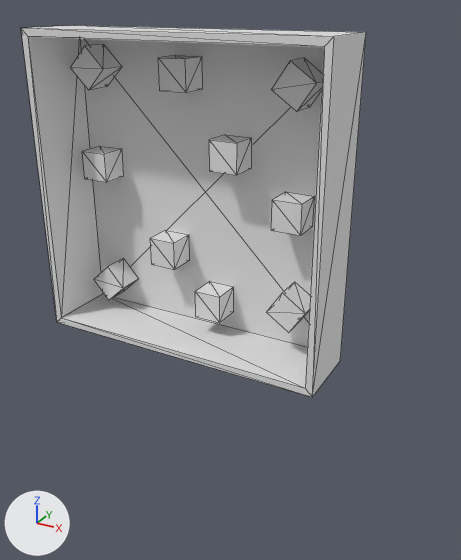
A saved change to the COLLADA model models/meshes/world.dae.
Rendered twice from a camera (50 mm lens) standing at (2221.0, -3450.0, 1219.0) and looking at (324.0, -1.0, -506.0). Every picture has the same lights, and +X, +Y and +Z are marked at lower left. Mesh edges are drawn as thin lines.

The first picture shows 'node_1'.
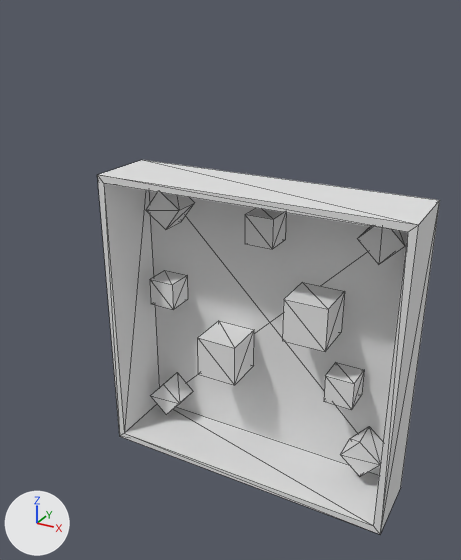
Commit message: add world file

Location of each change, (x1, y1, x2, y2) in pixels of the pictures (461 x 560 px; the box of a moved part takes in the faces that stretch with it):
'node_1', reshaped
    before: (21, 26, 366, 397)
    after: (97, 160, 440, 534)
part 1 of me_node_1, moved or reshaped
    before: (21, 26, 366, 397)
    after: (97, 160, 440, 534)
part 2 of me_node_1, moved or reshaped
    before: (271, 192, 315, 236)
    after: (282, 283, 345, 351)
part 3 of me_node_1, moved or reshaped
    before: (209, 135, 252, 175)
    after: (245, 208, 286, 249)
part 4 of me_node_1, moved or reshaped
    before: (267, 282, 310, 332)
    after: (358, 226, 408, 265)
part 5 of me_node_1, moved or reshaped
    before: (195, 281, 234, 323)
    after: (324, 362, 364, 409)
part 6 of me_node_1, moved or reshaped
    before: (150, 230, 190, 270)
    after: (150, 270, 188, 310)
part 7 of me_node_1, moved or reshaped
    before: (82, 146, 124, 182)
    after: (146, 192, 194, 230)
part 8 of me_node_1, moved or reshaped
    before: (94, 258, 139, 300)
    after: (151, 373, 193, 415)
part 9 of me_node_1, moved or reshaped
    before: (271, 58, 323, 112)
    after: (340, 427, 383, 476)
part 10 of me_node_1, added
    after: (198, 321, 254, 385)
part 11 of me_node_1, deleted
    before: (71, 44, 122, 90)
part 12 of me_node_1, deleted
    before: (158, 56, 203, 93)

Edits to the bpy script that builds the scene:
```text
Change me_node_1:
    where me_node_1.from_pydata(...)  # 96 vertices, 148 faces; spans x -1050.0..1050.0, y -265.0..235.0, z -1048.0..1052.0
    used by ob_node_1; location = (0.0, 0.0, 0.0)
    me_node_1 part 1: the loose piece of 16 vertices spanning x -1050.0..1050.0, y -265.0..235.0, z -1048.0..1052.0 is moved by (512.0, 15.0, -892.0)
    me_node_1 part 2: the loose piece of 8 vertices spanning x 604.0..804.0, y 25.0..225.0, z -116.0..84.0 is turned 180 degrees about the x axis through its middle and scaled by 1.5, then moved by (188.0, -35.0, -663.0)
    me_node_1 part 3: the loose piece of 8 vertices spanning x 156.0..356.0, y 25.0..225.0, z 209.0..409.0 is turned 180 degrees about the x axis through its middle, then moved by (251.0, 15.0, -454.0)
    me_node_1 part 4: the loose piece of 8 vertices spanning x 585.0..862.0, y 25.0..225.0, z -806.0..-529.0 is multiplied about its middle by the matrix ((0.979, 0.0, 0.202), (0.0, -1.0, 0.0), (0.202, 0.0, -0.979)), then moved by (577.0, 15.0, 590.0)
    me_node_1 part 5: the loose piece of 8 vertices spanning x 25.0..225.0, y 25.0..225.0, z -867.0..-667.0 is turned 180 degrees about the x axis through its middle, then moved by (995.0, 15.0, -403.0)
    me_node_1 part 6: the loose piece of 8 vertices spanning x -341.0..-141.0, y 25.0..225.0, z -534.0..-334.0 is turned 180 degrees about the x axis through its middle, then moved by (-36.0, 15.0, -331.0)
    me_node_1 part 7: the loose piece of 8 vertices spanning x -895.0..-695.0, y 25.0..225.0, z 27.0..227.0 is multiplied about its middle by the matrix ((0.596, 0.0, 0.803), (0.0, -1.0, 0.0), (0.803, 0.0, -0.596)), then moved by (559.0, 15.0, -242.0)
    me_node_1 part 8: the loose piece of 8 vertices spanning x -900.0..-617.0, y 25.0..225.0, z -917.0..-634.0 is multiplied about its middle by the matrix ((-0.002, 0.0, 1.0), (0.0, -1.0, 0.0), (1.0, 0.0, 0.002)), then moved by (466.0, 15.0, -913.0)
    me_node_1 part 9: the loose piece of 8 vertices spanning x 579.0..858.0, y 25.0..225.0, z 626.0..904.0 is multiplied about its middle by the matrix ((-0.259, 0.0, 0.966), (0.0, -1.0, 0.0), (0.966, 0.0, 0.259)), then moved by (588.0, 15.0, -2413.0)
    me_node_1 part 10: a new loose piece, a box spanning x 90.0..390.0, y -60.0..240.0, z -1281.0..-981.0
    me_node_1 part 11: the loose piece of 8 vertices spanning x -931.0..-648.0, y 25.0..225.0, z 654.0..937.0 is deleted
    me_node_1 part 12: the loose piece of 8 vertices spanning x -204.0..-4.0, y 25.0..225.0, z 686.0..886.0 is deleted
```
